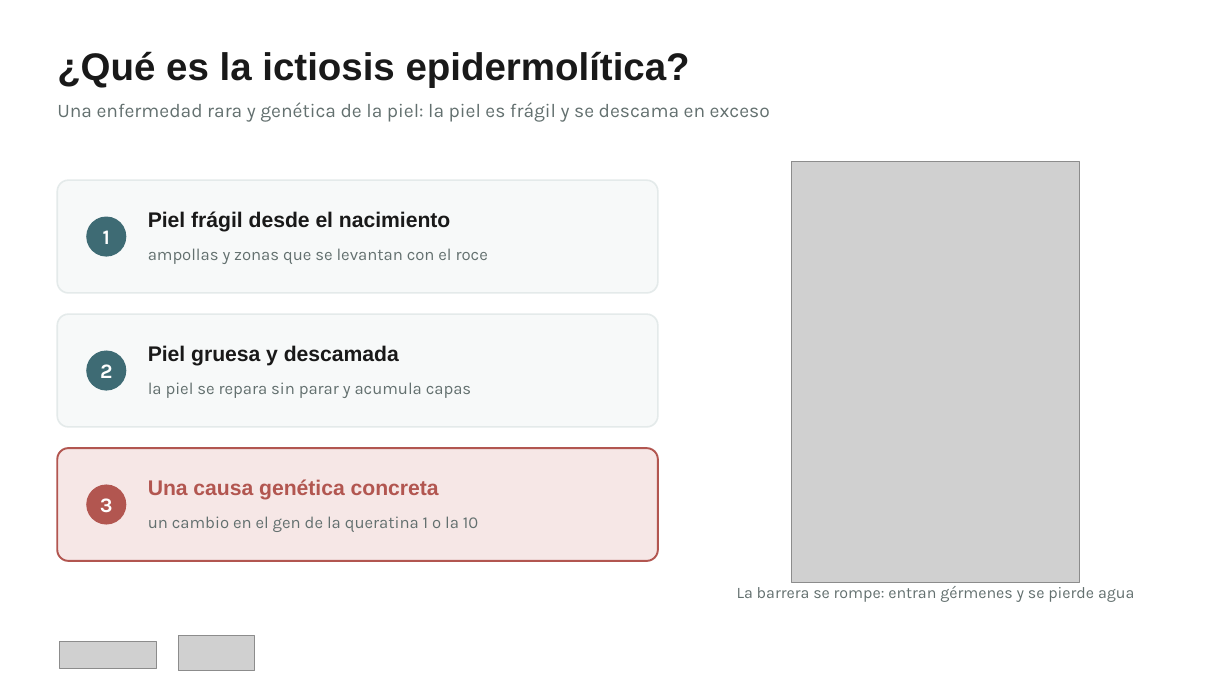
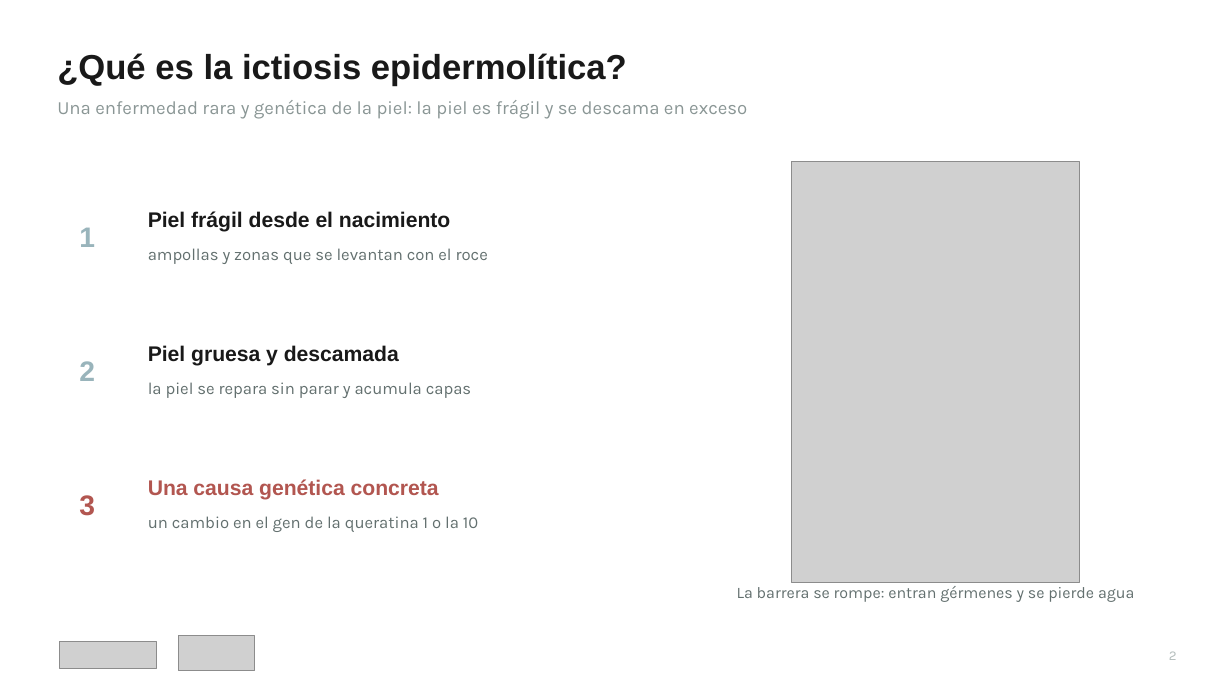
Before and after one commit to mariazubilase-wq/tesis, a slide deck: slide 3 of Ictiosis_epidermolitica_pacientes.pptx. Drawn at 1232x693 pixels with LibreOffice and Linux fonts; fonts in the diff are those of the drawing; grey boxes stand for pictures. Boxes give left, top, right and bottom in pixels: in the first picture for what was removed or moved away, otherwise in the second. Text is boxed around its words. In the diff, an @@ line names an element or a change of style, - is before the commit and + after.

```diff
--- a/Ictiosis_epidermolitica_pacientes.pptx
+++ b/Ictiosis_epidermolitica_pacientes.pptx
@@ text "¿Qué es la ictiosis epidermolítica?" at (x1=57, y1=53, x2=627, y2=86): size 30 to 27 pt @@
@@ text "Una enfermedad rara y genética ..." at (x1=57, y1=100, x2=747, y2=119): size 15 to 14.5 pt, text colour #63706F to #8A9695 @@
@@ rounded rectangle removed at (x1=57, y1=180, x2=658, y2=293) @@
@@ text "1" at (x1=79, y1=227, x2=95, y2=247): size 16 to 22 pt, font Karla to Arial, text colour #FFFFFF to #99B4BB; alignment centre to left @@
@@ text "1" moved from (x1=103, y1=230, x2=110, y2=244) to (x1=79, y1=227, x2=95, y2=247) @@
@@ ellipse removed at (x1=87, y1=217, x2=126, y2=256) @@
@@ rounded rectangle removed at (x1=57, y1=314, x2=658, y2=427) @@
@@ text "2" moved from (x1=100, y1=364, x2=112, y2=378) to (x1=79, y1=361, x2=95, y2=381) @@
@@ text "2" at (x1=79, y1=361, x2=95, y2=381): size 16 to 22 pt, font Karla to Arial, text colour #FFFFFF to #99B4BB; alignment centre to left @@
@@ ellipse removed at (x1=87, y1=351, x2=126, y2=390) @@
@@ rounded rectangle removed at (x1=57, y1=448, x2=658, y2=561) @@
@@ text "3" moved from (x1=100, y1=498, x2=113, y2=513) to (x1=79, y1=495, x2=95, y2=516) @@
@@ text "3" at (x1=79, y1=495, x2=95, y2=516): size 16 to 22 pt, font Karla to Arial, text colour #FFFFFF to #B25650; alignment centre to left @@
@@ ellipse removed at (x1=87, y1=485, x2=126, y2=524) @@
@@ text added at (x1=1169, y1=651, x2=1177, y2=660), 10.5 pt, text #B5BEBD @@
+2
```
Also in this commit, not shown: 25 other slides changed, 1 other file.
